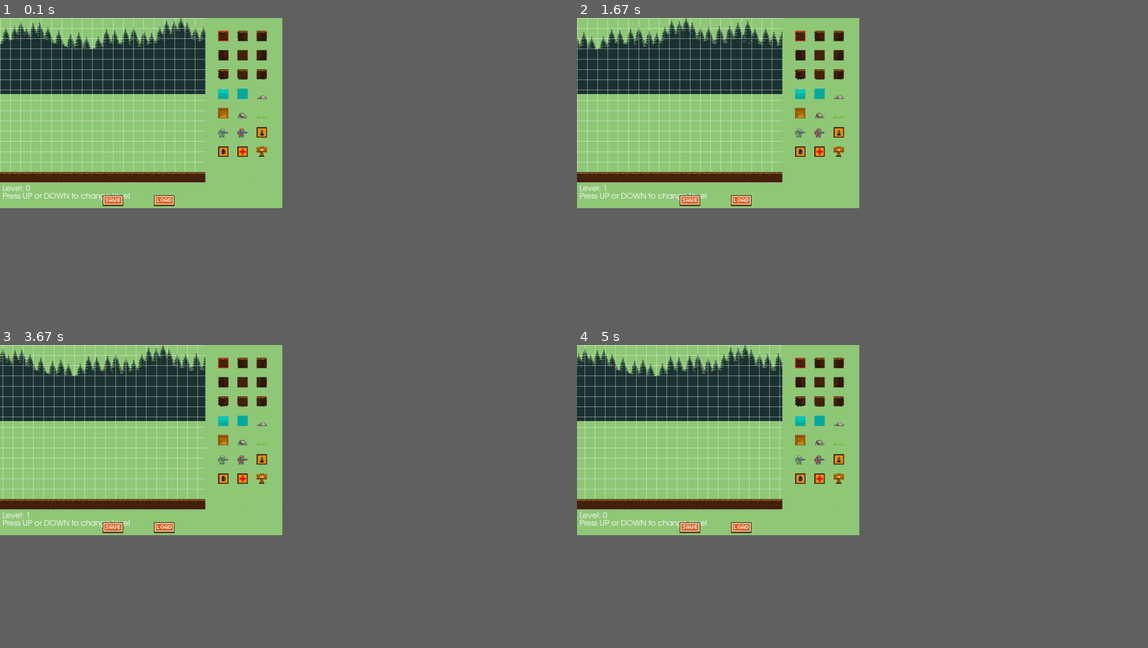
Above: before the commit, frames 1-4 (two rows, left to right).
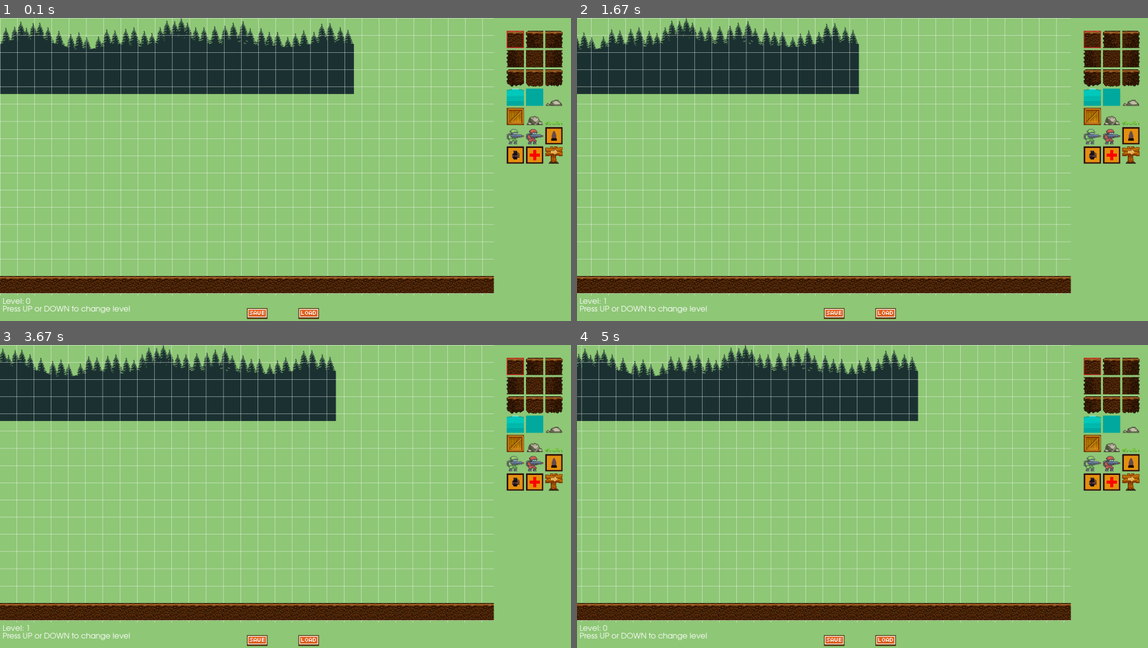
Above: after the commit, the same moments.

Repository: Kikii95/JV-Mini_Studio
Game: pygame game, started from pythonProject/main.py
Two runs of this game, one before a commit and one after it. Both use one fixed random seed, a clock stepped at 60 frames per second and the inputs below.
Inputs:
- Up to frame 1 (0.1 s): no input
- Up to frame 2 (1.67 s): hold Right 0.33-0.8 s; hold Up 0.83-1.13 s; hold Right 1.17-1.63 s
- Up to frame 3 (3.67 s): hold Left 1.67-2.2 s; hold Down 2.23-2.53 s; hold Left 2.57-2.97 s; hold Up 3-3.37 s; hold Right from 3.4 s (still down)
- Up to frame 4 (5 s): release Right at 4.03 s; hold Down 4.07-4.43 s; hold Left 4.47-4.93 s; hold Right from 4.97 s (still down)
In our replay, the window is 445x300 before the commit and 900x478 after it. These sizes can differ from the game's own. Grey fills any space a smaller window leaves; there, only what the larger window draws over its background counts as a difference.

The runs differ from the first frame. In frame 1, 23% of the frame differs, in the area x 0-99%, y 0-100%; in frame 2, 21%; in frame 3, 22%; in frame 4, 23%.

Commit message:
lvl 1 ok

Diff:
--- a/pythonProject/level0_data.csv
+++ b/pythonProject/level0_data.csv
@@ -1,16 +1,16 @@
--1,-1,-1,-1,-1,-1,-1,-1,-1,-1,-1,0,-1,-1,-1,-1,-1,-1,-1,-1,-1,-1,-1,-1,-1,-1,-1,-1,-1,-1,-1,-1,-1,-1,-1,-1,-1,-1,-1,-1,-1,-1,-1,-1,-1,-1,-1,-1,-1,-1,-1,-1,-1,-1,-1,-1,-1,-1,-1,-1,-1,-1,-1,-1,-1,-1,-1,-1,-1,-1,-1, …(236 unchanged characters)…
--1,-1,-1,-1,-1,-1,-1,-1,-1,-1,-1,0,-1,-1,-1,-1,-1,-1,-1,-1,-1,-1,-1,-1,-1,-1,-1,-1,-1,-1,-1,-1,-1,-1,-1,-1,-1,-1,-1,-1,-1,-1,-1,-1,-1,-1,-1,-1,-1,-1,-1,-1,-1,-1,-1,-1,-1,-1,-1,-1,-1,-1,-1,-1,-1,-1,-1,-1,-1,-1,-1, …(236 unchanged characters)…
--1,-1,-1,-1,-1,-1,-1,-1,-1,-1,-1,0,-1,-1,-1,-1,-1,-1,-1,-1,-1,-1,-1,-1,-1,-1,-1,-1,-1,-1,-1,-1,-1,-1,-1,-1,-1,-1,-1,-1,-1,-1,-1,-1,-1,-1,-1,-1,-1,-1,-1,-1,-1,-1,-1,-1,-1,-1,-1,-1,-1,-1,-1,-1,-1,-1,-1,-1,-1,-1,-1, …(236 unchanged characters)…
--1,-1,-1,-1,-1,-1,-1,-1,0,0,0,0,-1,0,0,0,-1,-1,-1,-1,-1,-1,-1,-1,-1,-1,-1,-1,-1,-1,-1,-1,-1,-1,-1,-1,-1,-1,-1,-1,-1,-1,-1,-1,-1,-1,-1,-1,-1,-1,-1,-1,-1,-1,-1,-1,-1,-1,-1,-1,-1,-1,-1,-1,-1,-1,-1,-1,-1,-1,-1, …(236 unchanged characters)…
--1,-1,-1,-1,-1,0,-1,-1,-1,-1,-1,0,-1,-1,-1,-1,-1,-1,-1,-1,-1,-1,-1,-1,-1,-1,-1,-1,-1,-1,-1,-1,-1,-1,-1,-1,-1,-1,-1,-1,-1,-1,-1,-1,-1,-1,-1,-1,-1,-1,-1,-1,-1,-1,-1,-1,-1,-1,-1,-1,-1,-1,-1,-1,-1,-1,-1,-1,-1,-1,-1, …(236 unchanged characters)…
--1,-1,-1,-1,-1,0,-1,-1,-1,-1,-1,0,0,-1,-1,-1,-1,0,-1,-1,-1,-1,-1,-1,-1,-1,-1,-1,-1,-1,-1,-1,-1,-1,-1,-1,-1,-1,-1,-1,-1,-1,-1,-1,-1,-1,-1,-1,-1,-1,-1,-1,-1,-1,-1,-1,-1,-1,-1,-1,-1,-1,-1,-1,-1,-1,-1,-1,-1,-1,-1, …(236 unchanged characters)…
--1,-1,-1,-1,-1,0,-1,-1,-1,-1,0,0,-1,0,0,0,-1,-1,-1,-1,-1,-1,-1,-1,-1,-1,-1,-1,-1,-1,-1,-1,-1,-1,-1,-1,-1,-1,-1,-1,-1,-1,-1,-1,-1,-1,-1,-1,-1,-1,-1,-1,-1,-1,-1,-1,-1,-1,-1,-1,-1,-1,-1,-1,-1,-1,-1,-1,-1,-1,-1, …(236 unchanged characters)…
--1,-1,-1,-1,-1,0,0,-1,-1,0,0,0,0,0,0,-1,-1,-1,-1,-1,-1,-1,-1,-1,-1,-1,-1,-1,-1,-1,-1,-1,-1,-1,-1,-1,-1,-1,-1,-1,-1,-1,-1,-1,-1,-1,-1,-1,-1,-1,-1,-1,-1,-1,-1,-1,-1,-1,-1,-1,-1,-1,-1,-1,-1,-1,-1,-1,-1,-1,-1, …(236 unchanged characters)…
--1,-1,-1,-1,-1,-1,0,0,0,0,0,-1,-1,-1,0,-1,-1,-1,-1,-1,-1,-1,-1,-1,-1,-1,-1,-1,-1,-1,-1,-1,-1,-1,-1,-1,-1,-1,-1,-1,-1,-1,-1,-1,-1,-1,-1,-1,-1,-1,-1,-1,-1,-1,-1,-1,-1,-1,-1,-1,-1,-1,-1,-1,-1,-1,-1,-1,-1,-1,-1,-1,-1,-1,-1,-1,-1,-1,-1,-1,-1,-1,-1,-1,-1,-1,-1,-1,-1,-1,-1,-1,-1,-1,-1,-1,-1,-1,-1,-1,-1,-1,-1,-1,-1,-1,-1,-1,-1,-1,-1,-1,-1,-1,-1,-1,-1,-1,-1,-1,-1,-1,-1,-1,-1,-1,-1,-1,-1,-1,-1,-1,-1,-1,-1,-1,-1,-1,-1,-1,-1,-1,-1,-1,-1,-1,-1,-1,-1,-1
--1,-1,-1,0,-1,-1,0,0,0,-1,-1,-1,-1,-1,-1,0,-1,19,-1,-1,-1,-1,-1,-1,-1,-1,-1,-1,-1,-1,-1,-1,-1,-1,-1,-1,-1,-1,-1,-1,-1,-1,-1,-1,-1,-1,-1,-1,-1,-1,-1,-1,-1,-1,-1,-1,-1,-1,-1,-1,-1,-1,-1,-1,-1,-1,-1,-1,-1,-1,-1,-1,-1,-1,-1,-1,-1,-1,-1,-1,-1,-1,-1,-1,-1,-1,-1,-1,-1,-1,-1,-1,-1,-1,-1,-1,-1,-1,-1,-1,-1,-1,-1,-1,-1,-1,-1,-1,-1,-1,-1,-1,-1,-1,-1,-1,-1,-1,-1,-1,-1,-1,-1,-1,-1,-1,-1,-1,-1,-1,-1,-1,-1,-1,-1,-1,-1,-1,-1,-1,-1,-1,-1,-1,-1,-1,-1,-1,-1,-1
--1,-1,0,0,-1,-1,-1,0,0,0,0,0,-1,-1,-1,0,-1,-1,-1,-1,-1,-1,-1,-1,-1,-1,-1,-1,-1,-1,-1,-1,-1,-1,-1,-1,-1,-1,-1,-1,-1,-1,-1,-1,-1,-1,-1,-1,-1,-1,-1,-1,-1,-1,-1,-1,-1,-1,-1,-1,-1,-1,-1,-1,-1,-1,-1,-1,-1,-1,-1, …(236 unchanged characters)…
--1,0,0,-1,-1,-1,-1,-1,-1,0,0,-1,-1,-1,-1,0,-1,-1,-1,-1,-1,-1,-1,-1,-1,-1,-1,-1,-1,-1,-1,-1,-1,-1,-1,-1,-1,-1,-1,-1,-1,-1,-1,-1,-1,-1,-1,-1,-1,-1,-1,-1,-1,-1,-1,-1,-1,-1,-1,-1,-1,-1,-1,-1,-1,-1,-1,-1,-1,-1,-1,-1,-1,-1,-1,-1,-1,-1,-1,-1,-1,-1,-1,-1,-1,-1,-1,-1,-1,-1,-1,-1,-1,-1,-1,-1,-1,-1,-1,-1,-1,-1,-1,-1,-1,-1,-1,-1,-1,-1,-1,-1,-1,-1,-1,-1,-1,-1,-1,-1,-1,-1,-1,-1,-1,-1,-1,-1,-1,-1,-1,-1,-1,-1,-1,-1,-1,-1,-1,-1,-1,-1,-1,-1,-1,-1,-1,-1,-1,-1
--1,0,0,0,0,0,-1,0,0,0,-1,-1,-1,-1,-1,0,-1,-1,19,-1,-1,-1,-1,-1,-1,-1,-1,-1,-1,-1,-1,-1,-1,-1,-1,-1,-1,-1,-1,-1,-1,-1,-1,-1,-1,-1,-1,-1,-1,-1,-1,-1,-1,-1,-1,-1,-1,-1,-1,-1,-1,-1,-1,-1,-1,-1,-1,-1,-1,-1,-1,-1,-1,-1,-1,-1,-1,-1,-1,-1,-1,-1,-1,-1,-1,-1,-1,-1,-1,-1,-1,-1,-1,-1,-1,-1,-1,-1,-1,-1,-1,-1,-1,-1,-1,-1,-1,-1,-1,-1,-1,-1,-1,-1,-1,-1,-1,-1,-1,-1,-1,-1,-1,-1,-1,-1,-1,-1,-1,-1,-1,-1,-1,-1,-1,-1,-1,-1,-1,-1,-1,-1,-1,-1,-1,-1,-1,-1,-1,-1
--1,-1,-1,-1,-1,-1,-1,-1,0,0,0,0,-1,0,0,0,-1,-1,-1,-1,-1,-1,-1,-1,-1,-1,-1,-1,-1,-1,-1,-1,-1,-1,-1,-1,-1,-1,-1,-1,-1,-1,-1,-1,-1,-1,-1,-1,-1,-1,-1,-1,-1,-1,-1,-1,-1,-1,-1,-1,-1,-1,-1,-1,-1,-1,-1,-1,-1,-1,-1,-1,-1,-1,-1,-1,-1,-1,-1,-1,-1,-1,-1,-1,-1,-1,-1,-1,-1,-1,-1,-1,-1,-1,-1,-1,-1,-1,-1,-1,-1,-1,-1,-1,-1,-1,-1,-1,-1,-1,-1,-1,-1,-1,-1,-1,-1,-1,-1,-1,-1,-1,-1,-1,-1,-1,-1,-1,-1,-1,-1,-1,-1,-1,-1,-1,-1,-1,-1,-1,-1,-1,-1,-1,-1,-1,-1,-1,-1,-1
--1,-1,-1,-1,-1,-1,-1,-1,-1,-1,-1,-1,-1,-1,12,12,12,-1,-1,-1,-1,-1,-1,-1,-1,-1,-1,-1,-1,-1,-1,-1,-1,-1,-1,-1,-1,-1,-1,-1,-1,-1,-1,-1,-1,-1,-1,-1,-1,-1,-1,-1,-1,-1,-1,-1,-1,-1,-1,-1,-1,-1,-1,-1,-1,-1,-1,-1,-1,-1,-1,-1,-1,-1,-1,-1,-1,-1,-1,-1,-1,-1,-1,-1,-1,-1,-1,-1,-1,-1,-1,-1,-1,-1,-1,-1,-1,-1,-1,-1,-1,-1,-1,-1,-1,-1,-1,-1,-1,-1,-1,-1,-1,-1,-1,-1,-1,-1,-1,-1,-1,-1,-1,-1,-1,-1,-1,-1,-1,-1,-1,-1,-1,-1,-1,-1,-1,-1,-1,-1,-1,-1,-1,-1,-1,-1,-1,-1,-1,-1
-0,0,0,0,0,0,0,0,0,0,0,0,0,0,0,0,0,0,0,0,0,0,0,0,0,0,0,0,0,0,0,0,0,0,0,0,0,0,0,0,0,0,0,0,0,0,0,0,0,0,0,0,0,0,0,0,0,0,0,0,0,0,0,0,0,0,0,0,0,0,0,0,0,0,0,0,0,0,0,0,0,0,0,0,0,0,0,0,0,0,0,0,0,0,0,0,0,0,0,0,0,0,0,0,0,0,0,0,0,0,0,0,0,0,0,0,0,0,0,0,0,0,0,0,0,0,0,0,0,0,0,0,0,0,0,0,0,0,0,0,0,0,0,0,0,0,0,0,0,0
+-1,-1,-1,-1,-1,-1,-1,-1,-1,-1,-1,-1,-1,-1,-1,-1,-1,-1,-1,-1,-1,-1,-1,-1,-1,-1,-1,-1,-1,-1,-1,-1,-1,-1,-1,-1,-1,-1,-1,-1,-1,-1,-1,-1,-1,-1,-1,-1,-1,-1,-1,-1,-1,-1,-1,-1,-1,12,-1,-1,-1,-1,-1,-1,-1,-1,-1,-1,-1,-1,-1, …(236 unchanged characters)…
+-1,-1,-1,-1,-1,-1,-1,-1,-1,-1,-1,-1,-1,-1,-1,-1,-1,-1,-1,-1,-1,-1,-1,-1,-1,-1,-1,-1,-1,-1,-1,-1,-1,-1,-1,-1,-1,-1,-1,-1,-1,-1,-1,-1,-1,-1,-1,-1,-1,-1,-1,-1,-1,-1,-1,-1,-1,12,-1,-1,-1,-1,-1,-1,-1,-1,-1,-1,-1,-1,-1, …(236 unchanged characters)…
+-1,-1,-1,-1,-1,-1,-1,-1,-1,-1,-1,-1,-1,-1,-1,-1,-1,-1,-1,-1,-1,-1,-1,-1,-1,-1,-1,-1,-1,-1,-1,-1,-1,-1,-1,-1,-1,-1,-1,-1,-1,-1,-1,-1,-1,-1,-1,-1,-1,-1,-1,-1,-1,-1,-1,-1,-1,12,-1,-1,-1,-1,-1,-1,-1,-1,-1,-1,-1,-1,-1, …(236 unchanged characters)…
+-1,-1,-1,-1,-1,-1,-1,-1,-1,-1,-1,-1,-1,-1,-1,-1,-1,-1,-1,-1,-1,-1,-1,-1,-1,-1,-1,-1,-1,-1,-1,-1,-1,-1,-1,-1,-1,-1,-1,-1,-1,-1,-1,-1,-1,-1,-1,-1,-1,-1,-1,-1,-1,-1,-1,-1,-1,12,-1,-1,-1,-1,-1,-1,-1,-1,-1,-1,-1,-1,-1, …(236 unchanged characters)…
+-1,-1,-1,0,0,-1,-1,-1,-1,0,0,-1,-1,-1,-1,-1,-1,-1,-1,-1,-1,-1,-1,0,0,0,0,-1,-1,-1,-1,-1,-1,-1,-1,-1,-1,-1,-1,-1,-1,-1,-1,-1,-1,-1,-1,-1,-1,-1,-1,-1,-1,-1,-1,-1,-1,12,-1,-1,-1,-1,-1,-1,-1,-1,-1,-1,-1,-1,-1, …(236 unchanged characters)…
+-1,-1,0,0,0,0,-1,-1,-1,0,0,0,-1,-1,-1,-1,-1,-1,-1,-1,-1,0,0,0,-1,-1,19,-1,-1,-1,-1,-1,-1,-1,-1,-1,-1,-1,-1,-1,-1,-1,-1,-1,-1,-1,-1,-1,-1,-1,-1,-1,-1,-1,-1,-1,-1,12,-1,-1,-1,-1,-1,-1,-1,-1,-1,-1,-1,-1,-1, …(236 unchanged characters)…
+15,0,0,0,0,0,0,-1,-1,0,0,0,0,-1,-1,-1,-1,-1,-1,0,0,-1,-1,-1,-1,-1,19,-1,-1,-1,-1,-1,-1,-1,-1,-1,-1,-1,-1,-1,-1,-1,-1,-1,-1,-1,-1,-1,-1,-1,-1,15,-1,-1,16,-1,13,12,-1,-1,-1,-1,-1,-1,-1,-1,-1,-1,-1,-1,-1, …(236 unchanged characters)…
+0,0,0,0,0,0,0,0,0,0,0,0,0,0,0,0,0,0,0,0,0,-1,-1,-1,-1,-1,0,0,0,0,0,0,0,0,0,0,0,0,0,0,0,0,0,0,0,19,19,19,19,19,19,0,0,0,0,0,0,12,-1,-1,-1,-1,-1,-1,-1,-1,-1,-1,-1,-1,-1, …(236 unchanged characters)…
+4,4,4,4,4,4,4,4,4,4,4,4,4,4,4,4,4,4,4,-1,-1,-1,-1,-1,-1,0,4,-1,-1,-1,-1,-1,-1,-1,-1,-1,-1,-1,-1,-1,-1,-1,-1,-1,4,10,10,10,10,-1,-1,-1,4,4,4,4,4,12,-1,-1,-1,-1,-1,-1,-1,-1,-1,-1,-1,-1,-1,-1,-1,-1,-1,-1,-1,-1,-1,-1,-1,-1,-1,-1,-1,-1,-1,-1,-1,-1,-1,-1,-1,-1,-1,-1,-1,-1,-1,-1,-1,-1,-1,-1,-1,-1,-1,-1,-1,-1,-1,-1,-1,-1,-1,-1,-1,-1,-1,-1,-1,-1,-1,-1,-1,-1,-1,-1,-1,-1,-1,-1,-1,-1,-1,-1,-1,-1,-1,-1,-1,-1,-1,-1,-1,-1,-1,-1,-1,4
+4,4,4,4,4,4,4,4,4,4,4,4,4,4,4,4,4,4,-1,-1,-1,-1,-1,0,0,4,-1,-1,-1,-1,-1,-1,-1,-1,-1,-1,-1,-1,-1,-1,-1,-1,-1,18,4,-1,-1,-1,-1,-1,-1,18,4,4,4,4,4,12,-1,-1,-1,-1,-1,-1,-1,-1,-1,-1,-1,-1,-1,-1,-1,-1,-1,-1,-1,-1,-1,-1,-1,-1,-1,-1,-1,-1,-1,-1,-1,-1,-1,-1,-1,-1,-1,-1,-1,-1,-1,-1,-1,-1,-1,-1,-1,-1,-1,-1,-1,-1,-1,-1,-1,-1,-1,-1,-1,-1,-1,-1,-1,-1,-1,-1,-1,-1,-1,-1,-1,-1,-1,-1,-1,-1,-1,-1,-1,-1,-1,-1,-1,-1,-1,-1,-1,-1,-1,-1,-1,4
+4,4,4,4,4,4,4,4,4,4,4,4,4,4,4,4,4,4,-1,-1,-1,-1,0,4,-1,-1,-1,-1,-1,-1,-1,-1,-1,-1,-1,-1,-1,10,10,10,-1,0,0,0,4,-1,-1,-1,-1,-1,-1,0,4,4,4,4,4,12,-1,-1,-1,-1,-1,-1,-1,-1,-1,-1,-1,-1,-1, …(236 unchanged characters)…
+4,4,4,4,4,4,4,4,4,4,4,4,4,4,4,4,4,4,-1,-1,-1,0,4,4,0,-1,-1,-1,-1,-1,-1,-1,-1,10,10,-1,-1,-1,-1,-1,-1,-1,-1,-1,-1,-1,-1,-1,-1,-1,-1,4,4,4,4,4,4,12,-1,-1,-1,-1,-1,-1,-1,-1,-1,-1,-1,-1,-1,-1,-1,-1,-1,-1,-1,-1,-1,-1,-1,-1,-1,-1,-1,-1,-1,-1,-1,-1,-1,-1,-1,-1,-1,-1,-1,-1,-1,-1,-1,-1,-1,-1,-1,-1,-1,-1,-1,-1,-1,-1,-1,-1,-1,-1,-1,-1,-1,-1,-1,-1,-1,-1,-1,-1,-1,-1,-1,-1,-1,-1,-1,-1,-1,-1,-1,-1,-1,-1,-1,-1,-1,-1,-1,-1,-1,-1,-1,4
+4,4,4,4,4,4,4,4,4,4,4,4,4,4,4,4,4,4,0,-1,-1,-1,-1,-1,4,-1,-1,-1,-1,-1,-1,-1,-1,-1,-1,-1,-1,-1,-1,-1,-1,-1,-1,-1,-1,-1,-1,-1,-1,-1,0,4,4,4,4,4,4,12,-1,-1,-1,-1,-1,-1,-1,-1,-1,-1,-1,-1,-1,-1,-1,-1,-1,-1,-1,-1,-1,-1,-1,-1,-1,-1,-1,-1,-1,-1,-1,-1,-1,-1,-1,-1,-1,-1,-1,-1,-1,-1,-1,-1,-1,-1,-1,-1,-1,-1,-1,-1,-1,-1,-1,-1,-1,-1,-1,-1,-1,-1,-1,-1,-1,-1,-1,-1,-1,-1,-1,-1,-1,-1,-1,-1,-1,-1,-1,-1,-1,-1,-1,-1,-1,-1,-1,-1,-1,-1,-1,4
+4,4,4,4,4,4,4,4,4,4,4,4,4,4,4,4,4,4,4,0,-1,-1,-1,-1,-1,-1,-1,-1,-1,10,10,10,-1,-1,-1,-1,-1,-1,-1,-1,-1,-1,-1,-1,-1,-1,-1,-1,-1,0,4,4,4,4,4,4,4,12,-1,-1,-1,-1,-1,-1,-1,-1,-1,-1,-1,-1,-1,-1,-1,-1,-1,-1,-1,-1,-1,-1,-1,-1,-1,-1,-1,-1,-1,-1,-1,-1,-1,-1,-1,-1,-1,-1,-1,-1,-1,-1,-1,-1,-1,-1,-1,-1,-1,-1,-1,-1,-1,-1,-1,-1,-1,-1,-1,-1,-1,-1,-1,-1,-1,-1,-1,-1,-1,-1,-1,-1,-1,-1,-1,-1,-1,-1,-1,-1,-1,-1,-1,-1,-1,-1,-1,-1,-1,-1,-1,4
+4,4,4,4,4,4,4,4,4,4,4,4,4,4,4,4,4,4,4,4,0,-1,-1,-1,-1,-1,-1,-1,-1,-1,-1,-1,-1,-1,-1,-1,-1,-1,-1,-1,-1,-1,-1,-1,-1,-1,-1,0,0,4,4,4,4,4,4,4,4,12,-1,-1,-1,-1,-1,-1,-1,-1,-1,-1,-1,-1,-1,-1,-1,-1,-1,-1,-1,-1,-1,-1,-1,-1,-1,-1,-1,-1,-1,-1,-1,-1,-1,-1,-1,-1,-1,-1,-1,-1,-1,-1,-1,-1,-1,-1,-1,-1,-1,-1,-1,-1,-1,-1,-1,-1,-1,-1,-1,-1,-1,-1,-1,-1,-1,-1,-1,-1,-1,-1,-1,-1,-1,-1,-1,-1,-1,-1,-1,-1,-1,-1,-1,-1,-1,-1,-1,-1,-1,-1,-1,4
+4,4,4,4,4,4,4,4,4,4,4,4,4,4,4,4,4,4,4,4,4,0,0,0,0,0,0,0,0,0,0,0,0,0,0,0,0,0,0,0,0,0,0,0,0,0,0,4,4,4,4,4,4,4,4,4,4,0,0,0,0,0,0,0,0,0,0,0,0,0,0,0,0,0,0,0,0,0,0,0,0,0,0,0,0,0,0,0,0,0,0,0,0,0,0,0,0,0,0,0,0,0,0,0,0,0,0,0,0,0,0,0,0,0,0,0,0,0,0,0,0,0,0,0,0,0,0,0,0,0,0,0,0,0,0,0,0,0,0,0,0,0,0,0,0,0,0,0,0,4
--- a/pythonProject/main.py
+++ b/pythonProject/main.py
@@ -9,8 +9,8 @@
 clock = pygame.time.Clock()
 FPS = 60
 
-SCREEN_WIDTH = 800
-SCREEN_HEIGHT = 640
+SCREEN_WIDTH = 1920
+SCREEN_HEIGHT = 1080
 LOWER_MARGIN = 100
 SIDE_MARGIN = 300
 
--- /dev/null
+++ b/pythonProject/save level/level1_data.csv
@@ -0,0 +1,16 @@
+-1,-1,-1,-1,-1,-1,-1,-1,-1,-1,-1,-1,-1,-1,-1,-1,-1,-1,-1,-1,-1,-1,-1,-1,-1,-1,-1,-1,-1,-1,-1,-1,-1,-1,-1,-1,-1,-1,-1,-1,-1,-1,-1,-1,-1,-1,-1,-1,-1,-1,-1,-1,-1,-1,-1,-1,-1,12,-1,-1,-1,-1,-1,-1,-1,-1,-1,-1,-1,-1,-1,-1,-1,-1,-1,-1,-1,-1,-1,-1,-1,-1,-1,-1,-1,-1,-1,-1,-1,-1,-1,-1,-1,-1,-1,-1,-1,-1,-1,-1,-1,-1,-1,-1,-1,-1,-1,-1,-1,-1,-1,-1,-1,-1,-1,-1,-1,-1,-1,-1,-1,-1,-1,-1,-1,-1,-1,-1,-1,-1,-1,-1,-1,-1,-1,-1,-1,-1,-1,-1,-1,-1,-1,-1,-1,-1,-1,-1,-1,-1
+-1,-1,-1,-1,-1,-1,-1,-1,-1,-1,-1,-1,-1,-1,-1,-1,-1,-1,-1,-1,-1,-1,-1,-1,-1,-1,-1,-1,-1,-1,-1,-1,-1,-1,-1,-1,-1,-1,-1,-1,-1,-1,-1,-1,-1,-1,-1,-1,-1,-1,-1,-1,-1,-1,-1,-1,-1,12,-1,-1,-1,-1,-1,-1,-1,-1,-1,-1,-1,-1,-1,-1,-1,-1,-1,-1,-1,-1,-1,-1,-1,-1,-1,-1,-1,-1,-1,-1,-1,-1,-1,-1,-1,-1,-1,-1,-1,-1,-1,-1,-1,-1,-1,-1,-1,-1,-1,-1,-1,-1,-1,-1,-1,-1,-1,-1,-1,-1,-1,-1,-1,-1,-1,-1,-1,-1,-1,-1,-1,-1,-1,-1,-1,-1,-1,-1,-1,-1,-1,-1,-1,-1,-1,-1,-1,-1,-1,-1,-1,-1
+-1,-1,-1,-1,-1,-1,-1,-1,-1,-1,-1,-1,-1,-1,-1,-1,-1,-1,-1,-1,-1,-1,-1,-1,-1,-1,-1,-1,-1,-1,-1,-1,-1,-1,-1,-1,-1,-1,-1,-1,-1,-1,-1,-1,-1,-1,-1,-1,-1,-1,-1,-1,-1,-1,-1,-1,-1,12,-1,-1,-1,-1,-1,-1,-1,-1,-1,-1,-1,-1,-1,-1,-1,-1,-1,-1,-1,-1,-1,-1,-1,-1,-1,-1,-1,-1,-1,-1,-1,-1,-1,-1,-1,-1,-1,-1,-1,-1,-1,-1,-1,-1,-1,-1,-1,-1,-1,-1,-1,-1,-1,-1,-1,-1,-1,-1,-1,-1,-1,-1,-1,-1,-1,-1,-1,-1,-1,-1,-1,-1,-1,-1,-1,-1,-1,-1,-1,-1,-1,-1,-1,-1,-1,-1,-1,-1,-1,-1,-1,-1
+-1,-1,-1,-1,-1,-1,-1,-1,-1,-1,-1,-1,-1,-1,-1,-1,-1,-1,-1,-1,-1,-1,-1,-1,-1,-1,-1,-1,-1,-1,-1,-1,-1,-1,-1,-1,-1,-1,-1,-1,-1,-1,-1,-1,-1,-1,-1,-1,-1,-1,-1,-1,-1,-1,-1,-1,-1,12,-1,-1,-1,-1,-1,-1,-1,-1,-1,-1,-1,-1,-1,-1,-1,-1,-1,-1,-1,-1,-1,-1,-1,-1,-1,-1,-1,-1,-1,-1,-1,-1,-1,-1,-1,-1,-1,-1,-1,-1,-1,-1,-1,-1,-1,-1,-1,-1,-1,-1,-1,-1,-1,-1,-1,-1,-1,-1,-1,-1,-1,-1,-1,-1,-1,-1,-1,-1,-1,-1,-1,-1,-1,-1,-1,-1,-1,-1,-1,-1,-1,-1,-1,-1,-1,-1,-1,-1,-1,-1,-1,-1
+-1,-1,-1,0,0,-1,-1,-1,-1,0,0,-1,-1,-1,-1,-1,-1,-1,-1,-1,-1,-1,-1,0,0,0,0,-1,-1,-1,-1,-1,-1,-1,-1,-1,-1,-1,-1,-1,-1,-1,-1,-1,-1,-1,-1,-1,-1,-1,-1,-1,-1,-1,-1,-1,-1,12,-1,-1,-1,-1,-1,-1,-1,-1,-1,-1,-1,-1,-1,-1,-1,-1,-1,-1,-1,-1,-1,-1,-1,-1,-1,-1,-1,-1,-1,-1,-1,-1,-1,-1,-1,-1,-1,-1,-1,-1,-1,-1,-1,-1,-1,-1,-1,-1,-1,-1,-1,-1,-1,-1,-1,-1,-1,-1,-1,-1,-1,-1,-1,-1,-1,-1,-1,-1,-1,-1,-1,-1,-1,-1,-1,-1,-1,-1,-1,-1,-1,-1,-1,-1,-1,-1,-1,-1,-1,-1,-1,-1
+-1,-1,0,0,0,0,-1,-1,-1,0,0,0,-1,-1,-1,-1,-1,-1,-1,-1,-1,0,0,0,-1,-1,19,-1,-1,-1,-1,-1,-1,-1,-1,-1,-1,-1,-1,-1,-1,-1,-1,-1,-1,-1,-1,-1,-1,-1,-1,-1,-1,-1,-1,-1,-1,12,-1,-1,-1,-1,-1,-1,-1,-1,-1,-1,-1,-1,-1,-1,-1,-1,-1,-1,-1,-1,-1,-1,-1,-1,-1,-1,-1,-1,-1,-1,-1,-1,-1,-1,-1,-1,-1,-1,-1,-1,-1,-1,-1,-1,-1,-1,-1,-1,-1,-1,-1,-1,-1,-1,-1,-1,-1,-1,-1,-1,-1,-1,-1,-1,-1,-1,-1,-1,-1,-1,-1,-1,-1,-1,-1,-1,-1,-1,-1,-1,-1,-1,-1,-1,-1,-1,-1,-1,-1,-1,-1,-1
+15,0,0,0,0,0,0,-1,-1,0,0,0,0,-1,-1,-1,-1,-1,-1,0,0,-1,-1,-1,-1,-1,19,-1,-1,-1,-1,-1,-1,-1,-1,-1,-1,-1,-1,-1,-1,-1,-1,-1,-1,-1,-1,-1,-1,-1,-1,15,-1,-1,16,-1,13,12,-1,-1,-1,-1,-1,-1,-1,-1,-1,-1,-1,-1,-1,-1,-1,-1,-1,-1,-1,-1,-1,-1,-1,-1,-1,-1,-1,-1,-1,-1,-1,-1,-1,-1,-1,-1,-1,-1,-1,-1,-1,-1,-1,-1,-1,-1,-1,-1,-1,-1,-1,-1,-1,-1,-1,-1,-1,-1,-1,-1,-1,-1,-1,-1,-1,-1,-1,-1,-1,-1,-1,-1,-1,-1,-1,-1,-1,-1,-1,-1,-1,-1,-1,-1,-1,-1,-1,-1,-1,-1,-1,-1
+0,0,0,0,0,0,0,0,0,0,0,0,0,0,0,0,0,0,0,0,0,-1,-1,-1,-1,-1,0,0,0,0,0,0,0,0,0,0,0,0,0,0,0,0,0,0,0,19,19,19,19,19,19,0,0,0,0,0,0,12,-1,-1,-1,-1,-1,-1,-1,-1,-1,-1,-1,-1,-1,-1,-1,-1,-1,-1,-1,-1,-1,-1,-1,-1,-1,-1,-1,-1,-1,-1,-1,-1,-1,-1,-1,-1,-1,-1,-1,-1,-1,-1,-1,-1,-1,-1,-1,-1,-1,-1,-1,-1,-1,-1,-1,-1,-1,-1,-1,-1,-1,-1,-1,-1,-1,-1,-1,-1,-1,-1,-1,-1,-1,-1,-1,-1,-1,-1,-1,-1,-1,-1,-1,-1,-1,-1,-1,-1,-1,-1,-1,-1
+4,4,4,4,4,4,4,4,4,4,4,4,4,4,4,4,4,4,4,-1,-1,-1,-1,-1,-1,0,4,-1,-1,-1,-1,-1,-1,-1,-1,-1,-1,-1,-1,-1,-1,-1,-1,-1,4,10,10,10,10,-1,-1,-1,4,4,4,4,4,12,-1,-1,-1,-1,-1,-1,-1,-1,-1,-1,-1,-1,-1,-1,-1,-1,-1,-1,-1,-1,-1,-1,-1,-1,-1,-1,-1,-1,-1,-1,-1,-1,-1,-1,-1,-1,-1,-1,-1,-1,-1,-1,-1,-1,-1,-1,-1,-1,-1,-1,-1,-1,-1,-1,-1,-1,-1,-1,-1,-1,-1,-1,-1,-1,-1,-1,-1,-1,-1,-1,-1,-1,-1,-1,-1,-1,-1,-1,-1,-1,-1,-1,-1,-1,-1,-1,-1,-1,-1,-1,-1,4
+4,4,4,4,4,4,4,4,4,4,4,4,4,4,4,4,4,4,-1,-1,-1,-1,-1,0,0,4,-1,-1,-1,-1,-1,-1,-1,-1,-1,-1,-1,-1,-1,-1,-1,-1,-1,18,4,-1,-1,-1,-1,-1,-1,-1,4,4,4,4,4,12,-1,-1,-1,-1,-1,-1,-1,-1,-1,-1,-1,-1,-1,-1,-1,-1,-1,-1,-1,-1,-1,-1,-1,-1,-1,-1,-1,-1,-1,-1,-1,-1,-1,-1,-1,-1,-1,-1,-1,-1,-1,-1,-1,-1,-1,-1,-1,-1,-1,-1,-1,-1,-1,-1,-1,-1,-1,-1,-1,-1,-1,-1,-1,-1,-1,-1,-1,-1,-1,-1,-1,-1,-1,-1,-1,-1,-1,-1,-1,-1,-1,-1,-1,-1,-1,-1,-1,-1,-1,-1,-1,4
+4,4,4,4,4,4,4,4,4,4,4,4,4,4,4,4,4,4,-1,-1,-1,-1,0,4,-1,-1,-1,-1,-1,-1,-1,-1,-1,-1,-1,-1,-1,10,10,10,-1,0,0,0,4,-1,-1,-1,-1,-1,-1,0,4,4,4,4,4,12,-1,-1,-1,-1,-1,-1,-1,-1,-1,-1,-1,-1,-1,-1,-1,-1,-1,-1,-1,-1,-1,-1,-1,-1,-1,-1,-1,-1,-1,-1,-1,-1,-1,-1,-1,-1,-1,-1,-1,-1,-1,-1,-1,-1,-1,-1,-1,-1,-1,-1,-1,-1,-1,-1,-1,-1,-1,-1,-1,-1,-1,-1,-1,-1,-1,-1,-1,-1,-1,-1,-1,-1,-1,-1,-1,-1,-1,-1,-1,-1,-1,-1,-1,-1,-1,-1,-1,-1,-1,-1,-1,-1
+4,4,4,4,4,4,4,4,4,4,4,4,4,4,4,4,4,4,-1,-1,-1,0,4,4,0,-1,-1,-1,-1,-1,-1,-1,-1,10,10,-1,-1,-1,-1,-1,-1,-1,-1,-1,-1,-1,-1,-1,-1,-1,-1,4,4,4,4,4,4,12,-1,-1,-1,-1,-1,-1,-1,-1,-1,-1,-1,-1,-1,-1,-1,-1,-1,-1,-1,-1,-1,-1,-1,-1,-1,-1,-1,-1,-1,-1,-1,-1,-1,-1,-1,-1,-1,-1,-1,-1,-1,-1,-1,-1,-1,-1,-1,-1,-1,-1,-1,-1,-1,-1,-1,-1,-1,-1,-1,-1,-1,-1,-1,-1,-1,-1,-1,-1,-1,-1,-1,-1,-1,-1,-1,-1,-1,-1,-1,-1,-1,-1,-1,-1,-1,-1,-1,-1,-1,-1,-1,4
+4,4,4,4,4,4,4,4,4,4,4,4,4,4,4,4,4,4,0,-1,-1,-1,-1,-1,4,-1,-1,-1,-1,-1,-1,-1,-1,-1,-1,-1,-1,-1,-1,-1,-1,-1,-1,-1,-1,-1,-1,-1,-1,-1,0,4,4,4,4,4,4,12,-1,-1,-1,-1,-1,-1,-1,-1,-1,-1,-1,-1,-1,-1,-1,-1,-1,-1,-1,-1,-1,-1,-1,-1,-1,-1,-1,-1,-1,-1,-1,-1,-1,-1,-1,-1,-1,-1,-1,-1,-1,-1,-1,-1,-1,-1,-1,-1,-1,-1,-1,-1,-1,-1,-1,-1,-1,-1,-1,-1,-1,-1,-1,-1,-1,-1,-1,-1,-1,-1,-1,-1,-1,-1,-1,-1,-1,-1,-1,-1,-1,-1,-1,-1,-1,-1,-1,-1,-1,-1,-1,4
+4,4,4,4,4,4,4,4,4,4,4,4,4,4,4,4,4,4,4,0,-1,-1,-1,-1,-1,-1,-1,-1,-1,10,10,10,-1,-1,-1,-1,-1,-1,-1,-1,-1,-1,-1,-1,-1,-1,-1,-1,-1,0,4,4,4,4,4,4,4,12,-1,-1,-1,-1,-1,-1,-1,-1,-1,-1,-1,-1,-1,-1,-1,-1,-1,-1,-1,-1,-1,-1,-1,-1,-1,-1,-1,-1,-1,-1,-1,-1,-1,-1,-1,-1,-1,-1,-1,-1,-1,-1,-1,-1,-1,-1,-1,-1,-1,-1,-1,-1,-1,-1,-1,-1,-1,-1,-1,-1,-1,-1,-1,-1,-1,-1,-1,-1,-1,-1,-1,-1,-1,-1,-1,-1,-1,-1,-1,-1,-1,-1,-1,-1,-1,-1,-1,-1,-1,-1,-1,4
+4,4,4,4,4,4,4,4,4,4,4,4,4,4,4,4,4,4,4,4,0,-1,-1,-1,-1,-1,-1,-1,-1,-1,-1,-1,-1,-1,-1,-1,-1,-1,-1,-1,-1,-1,-1,-1,-1,-1,-1,0,0,4,4,4,4,4,4,4,4,12,-1,-1,-1,-1,-1,-1,-1,-1,-1,-1,-1,-1,-1,-1,-1,-1,-1,-1,-1,-1,-1,-1,-1,-1,-1,-1,-1,-1,-1,-1,-1,-1,-1,-1,-1,-1,-1,-1,-1,-1,-1,-1,-1,-1,-1,-1,-1,-1,-1,-1,-1,-1,-1,-1,-1,-1,-1,-1,-1,-1,-1,-1,-1,-1,-1,-1,-1,-1,-1,-1,-1,-1,-1,-1,-1,-1,-1,-1,-1,-1,-1,-1,-1,-1,-1,-1,-1,-1,-1,-1,-1,4
+4,4,4,4,4,4,4,4,4,4,4,4,4,4,4,4,4,4,4,4,4,0,0,0,0,0,0,0,0,0,0,0,0,0,0,0,0,0,0,0,0,0,0,0,0,0,0,4,4,4,4,4,4,4,4,4,4,0,0,0,0,0,0,0,0,0,0,0,0,0,0,0,0,0,0,0,0,0,0,0,0,0,0,0,0,0,0,0,0,0,0,0,0,0,0,0,0,0,0,0,0,0,0,0,0,0,0,0,0,0,0,0,0,0,0,0,0,0,0,0,0,0,0,0,0,0,0,0,0,0,0,0,0,0,0,0,0,0,0,0,0,0,0,0,0,0,0,0,0,4
